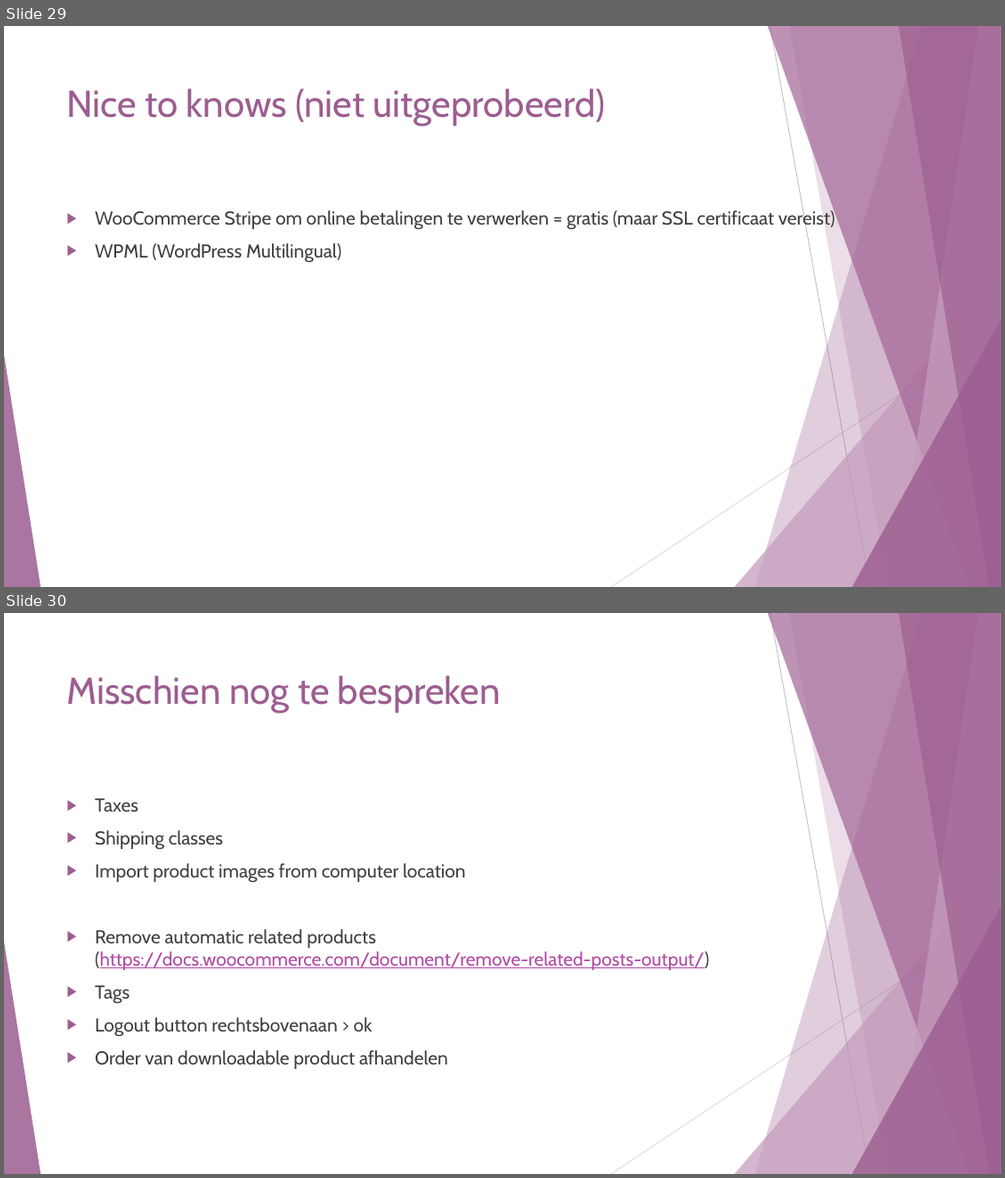
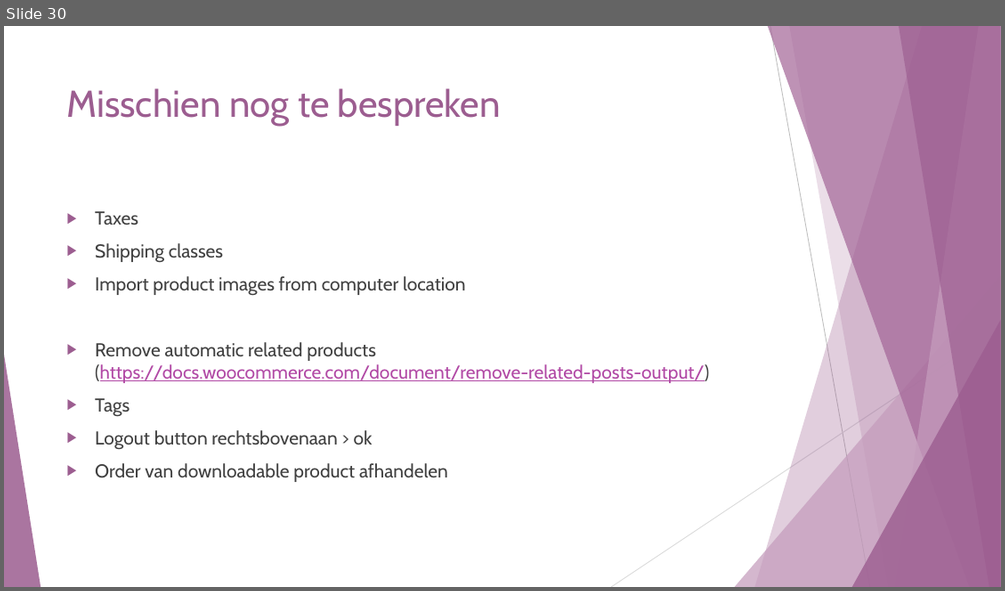
Before and after one commit to SarahJehin/WebResearch, a slide deck: new_technology/Wordpress - WooCommerce.pptx. Shown one above the other, each under a label of ours: slides 29 and 30 before the commit, slide 30 after it. The pictures are 1005x1178 and 1005x591 pixels, drawn with LibreOffice and Linux fonts; fonts in the diff are those of the drawing. Boxes give left, top, right and bottom in pixels: in the first picture for what was removed or moved away, otherwise in the second. Text is boxed around its words. In the diff, an @@ line names an element or a change of style, - is before the commit and + after.

```diff
--- a/new_technology/Wordpress - WooCommerce.pptx
+++ b/new_technology/Wordpress - WooCommerce.pptx
@@ slide 29 removed at [4,26,1001,587], background #FFFFFF; not listed: 10 template elements that a slide beside it also shows @@
@@ title removed at [67,88,605,126] @@
-Nice to knows (niet uitgeprobeerd)
@@ text removed at [95,208,835,263] @@
-▶ WooCommerce Stripe om online betalingen te verwerken = gratis (maar SSL certificaat vereist)
-▶ WPML (WordPress Multilingual)
```
Also in this commit, not shown: 14 slides changed, 4 slides added, 3 other slides removed, 3 other files.
